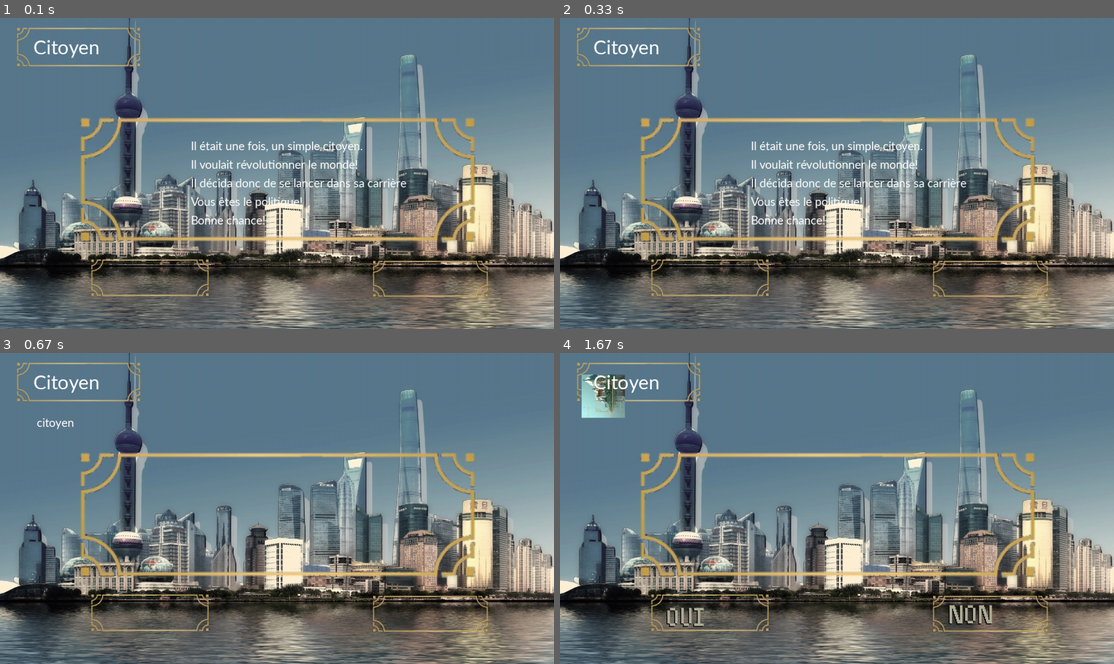
Above: before the commit, frames 1-4 (two rows, left to right).
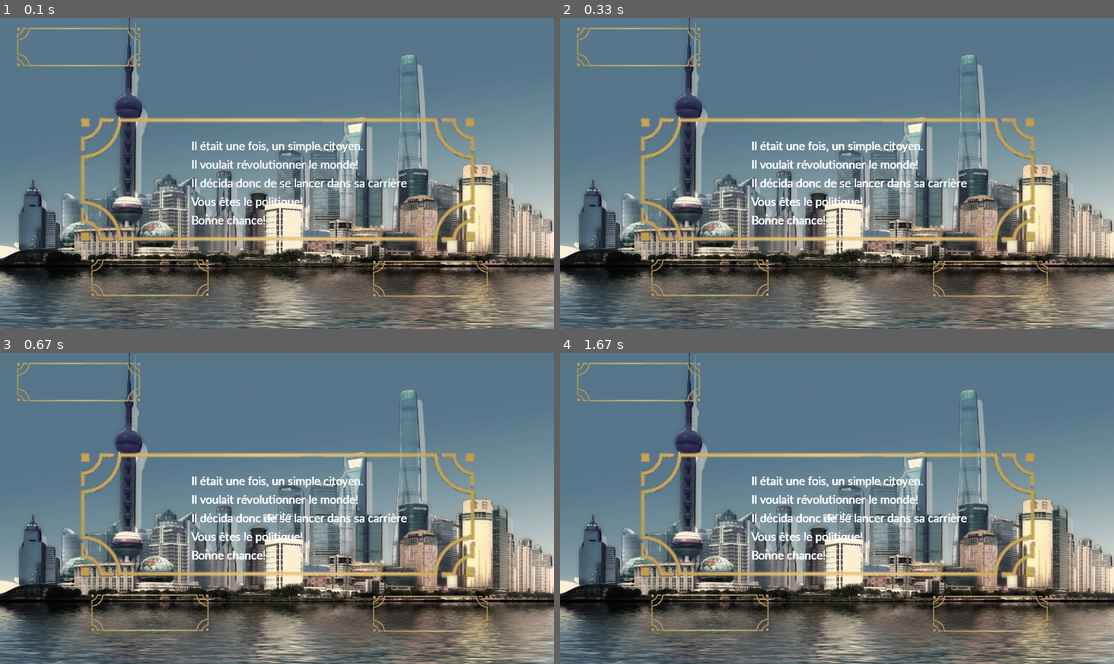
Above: after the commit, the same moments.

Repository: QuentinBubu/trophees-nsi-2022
Game: pygame game, started from main.py
Same seed, same stepped clock (60 frames per second), same inputs: the game is played once before the commit and once after it.
Inputs (mouse positions are in pixels of both pictures, inside the frame that each line leads up to):
- Up to frame 1 (0.1 s): no input
- Up to frame 2 (0.33 s): no input
- Up to frame 3 (0.67 s): click (277, 508) at 0.38 s
- Up to frame 4 (1.67 s): press the mouse at (837, 508) at 0.7 s; move the mouse to (803, 496) at 0.8 s; release the mouse at (770, 483) at 0.93 s; press the mouse at (604, 396) at 1.03 s; move the mouse to (648, 489) at 1.13 s; release the mouse at (698, 583) at 1.27 s

The runs differ from the first frame. In frame 1, 1.5% of the frame differs, in the area x 6-74%, y 7-67%; in frame 2, 1.4%; in frame 3, 2.2%; in frame 4, 3.6%, in the area x 3-78%, y 6-89%.

Commit message:
Avance de l'interface, bouton, texte en sprite

Diff:
--- a/bouton.py
+++ b/bouton.py
@@ -4,7 +4,6 @@
 Une simple classe de boutons
 """
 
-from hashlib import new
 import pygame
 
 
--- a/main.py
+++ b/main.py
@@ -22,28 +22,24 @@
         if event.type == pygame.QUIT:
             ouvert = False
         if event.type == pygame.VIDEORESIZE:
-            screen = pygame.display.set_mode(
-                (event.w, event.h), pygame.RESIZABLE)
+            screen.set_screen(pygame.display.set_mode((event.w, event.h), pygame.RESIZABLE))
 
         # click de souris
         if event.type == pygame.MOUSEBUTTONDOWN:
             # click gauche :
             if event.button == 1:
-                if ecran == PROLOGUE:
-                    ecran = CITOYEN
-                elif ecran == CITOYEN:
-                    ecran = MAIN
-                else:
-                    for bouton in interragibles:
-                        # Si le bouton est clické, alors sont état est clické
-                        bouton.set_clicked(bouton.is_clicked())
-                        r = bouton.click()
-                    print(pygame.mouse.get_pos())
+                for bouton in interragibles:
+                    # Si le bouton est clické, alors sont état est clické
+                    bouton.set_clicked(bouton.is_clicked())
+                    r = bouton.click()
 
         # lacher le clic
         if event.type == pygame.MOUSEBUTTONUP:
             # clic gauche :
             if event.button == 1:
+                if ecran == PROLOGUE:
+                    ecran = CITOYEN
+                    g.lancement(screen)
                 for bouton in interragibles:
                     # Du fait que le bouton est laché, il ne peut pas y avoir de bouton clické
                     bouton.set_clicked(False)
@@ -54,9 +50,7 @@
     elif ecran == PROLOGUE:
         afficher_text(T_PROLOGUE, screen, screen.font, (0.5, 0.5), True, BLANC)
     elif ecran == CITOYEN:
-        afficher_text(CITOYEN, screen, screen.font, (0.1, 0.2), True, BLANC)
-    afficher_text(CITOYEN.capitalize(), screen,
-                  screen.font50, (0.12, 0.055), True, BLANC)
+        afficher_text(CITOYEN.capitalize(), screen, screen.font50, (0.12, 0.055), True, BLANC)
 
     pygame.display.flip()
     screen.clock.tick(60)
@@ -64,5 +58,4 @@
 
 pygame.quit()
 #g.set_nom(input('Bonjour, quel est ton nom? '))
-print(PROLOGUE)
 # g.lancement()
--- a/pygameSettings.py
+++ b/pygameSettings.py
@@ -24,7 +24,7 @@
             (gauche * screen_taille[0]) + (el_taille[0] / 2) - el_taille[0],
             (haut * screen_taille[1]) + ((el_taille[1]) / 2) - nb_el / 2 * el_taille[1] - (INTERLIGNE * sum([i for i in range(nb_el - 1)]) / 2) / 2
         )
-
+"""
 def afficher_text(text, parent:pygame.Surface, font, position = (0.5, 0.5), antialias = True, color = BLANC, background = None, alpha = 255):
     textes = text.split('\n')
     textes_traites = []
@@ -35,4 +35,28 @@
     position = pourcentage(position[0], position[1], parent, textes_traites[0], len(textes_traites))
     h_max = max([i.get_size() for i in textes_traites], key=lambda item:item[1])[1]
     for n, txt in enumerate(textes_traites):
-        parent.screen.blit(txt, (position[0], position[1] + INTERLIGNE * n + h_max * n))
+        parent.blit(txt, (position[0], position[1] + INTERLIGNE * n + h_max * n))
+"""
+
+
+def afficher_text(text, screen, font, position = (0.5, 0.5), antialias = True, color = BLANC, background = None, alpha = 255):
+    txt_sprite = pygame.sprite.Group()
+    textes = text.split('\n')
+    textes_traites = []
+    for txt in textes:
+        textes_traites.append(Text(txt, font, antialias, color, background))
+    position = pourcentage(position[0], position[1], screen.get_screen(), textes_traites[0], len(textes_traites))
+    h_max = max([i.get_size() for i in textes_traites], key=lambda item:item[1])[1]
+    for n, txt in enumerate(textes_traites):
+        txt.rect.x = position[0]
+        txt.rect.y = position[1] + INTERLIGNE * n + h_max * n
+        txt_sprite.add(txt)
+    screen.add_sprite(txt_sprite)
+
+class Text(pygame.sprite.Sprite):
+    def __init__(self, txt, font, antialias, color, background):
+        pygame.sprite.Sprite.__init__(self)
+        self.image = font.render(txt, antialias, color, background)
+        self.rect = self.image.get_rect()
+    def get_size(self) -> tuple:
+        return (self.rect.width, self.rect.height)
--- a/src/gestion.py
+++ b/src/gestion.py
@@ -12,12 +12,12 @@
     def get_nom(self) -> str:
         return self.nom
 
-    def appel_evenement(self) -> bool:
-        return self.jauges.jauges()
+    def appel_evenement(self, screen) -> bool:
+        return self.jauges.jauges(screen)
 
-    def lancement(self) -> None:
+    def lancement(self, screen) -> None:
         self.run = True
         while self.run:
-            retour = self.appel_evenement()
+            retour = self.appel_evenement(screen)
             if not retour:
                 self.run = False
--- a/src/gestionJauges.py
+++ b/src/gestionJauges.py
@@ -18,14 +18,14 @@
         self.temps = Temps()  #temps.get_temps()
         self.justice = Justice()
 
-    def jauges(self) -> bool:
+    def jauges(self, screen) -> bool:
         """
         Cette fonction permet de gérer les jauges popularité, legalité
         et temps avec les informations de la liste_evenement.
         """
 
-        choix = self.liste_evenements.faire_choix()
-        if choix == False:
+        choix = self.liste_evenements.faire_choix(screen)
+        if choix == False or choix['accepter'] == 'stop':
             return False
         print(choix)
         if not self.popularite.add_pop(choix['event'][choix['accepter']]['pop']):
--- a/src/listeEvenement.py
+++ b/src/listeEvenement.py
@@ -1,5 +1,7 @@
 from json import load
 from random import choice
+from bouton import *
+from pygameSettings import afficher_text
 
 from src.utils.constante import CITOYEN, FIN_DICT_VIDE, MAIRE, DEPUTE, DEPUTE_REGIONAL, MINISTRE, PRESIDENT, PRESIDENT_DES_NATIONS
 from src.utils.affichage import Affichage
@@ -37,7 +39,7 @@
             return False
         event = choice(list(self.dict_citoyen.items()))
         del self.dict_citoyen[event[0]]
-        return self.afficher(event)
+        return event
 
     def maire(self):
         if len(self.dict_maire) == 0:
@@ -45,7 +47,7 @@
             return False
         event = choice(list(self.dict_maire.items()))
         del self.dict_maire[event[0]]
-        return self.afficher(event)
+        return event
 
     def depute(self):
         if len(self.dict_depute) == 0:
@@ -53,7 +55,7 @@
             return False
         event = choice(list(self.dict_depute.items()))
         del self.dict_depute[event[0]]
-        return self.afficher(event)
+        return event
 
     def depregion(self):
         if len(self.dict_depregion) == 0:
@@ -61,7 +63,7 @@
             return False
         event = choice(list(self.dict_depregion.items()))
         del self.depregion[event[0]]
-        return self.afficher(event)
+        return event
 
     def ministre(self):
         if len(self.dict_ministre) == 0:
@@ -69,7 +71,7 @@
             return False
         event = choice(list(self.dict_ministre.items()))
         del self.dict_ministre[event[0]]
-        return self.afficher(event)
+        return event
 
     def president(self):
         if len(self.dict_president) == 0:
@@ -77,7 +79,7 @@
             return False
         event = choice(list(self.dict_president.items()))
         del self.dict_president[event[0]]
-        return self.afficher(event)
+        return event
 
     def presidentnation(self):
         if len(self.dict_presidentnation) == 0:
@@ -85,28 +87,65 @@
             return False
         event = choice(list(self.dict_presidentnation.items()))
         del self.dict_presidentnation[event[0]]
-        return self.afficher(event)
+        return event
 
-    def faire_choix(self):
+    def faire_choix(self, screen):
         print(self.grade)
         if self.grade == CITOYEN:
-            return self.citoyen()
+            event = self.citoyen()
         elif self.grade == MAIRE:
-            return self.maire()
+            event = self.maire()
         elif self.grade == DEPUTE:
-            return self.depute()
+            event = self.depute()
         elif self.grade == DEPUTE_REGIONAL:
-            return self.depregion()
+            event = self.depregion()
         elif self.grade == MINISTRE:
-            return self.ministre()
+            event = self.ministre()
         elif self.grade == PRESIDENT:
-            return self.president()
+            event = self.president()
         elif self.grade == PRESIDENT_DES_NATIONS:
-            return self.presidentnation()
+            event = self.presidentnation()
         else:
             Affichage.erreur('Grade inconnu')
+        return self.afficher(event, screen)
 
-    def afficher(self,event):
+    def afficher(self, event, screen):
         print(event)
-        choix = input("Accepter?")
+        interragibles = [
+            Bouton((50, 50), (100, 100), "image/temp_debut.jpg", "image/imagepygame.jpg"),
+            Bouton((240, 580), (120, 60), "image/oui.png", "image/oui_c.png", self.retour_true),
+            Bouton((890, 580), (120, 60), "image/non.png", "image/non_c.png", self.retour_false)
+        ]
+        afficher_text(event[1]['titre'], screen, screen.font)
+        wait = True
+        while wait:
+            for event in pygame.event.get():
+                if event.type == pygame.QUIT:
+                    choix = 'stop'
+                if event.type == pygame.VIDEORESIZE:
+                    screen.set_screen(pygame.display.set_mode((event.w, event.h), pygame.RESIZABLE))
+
+                # click de souris
+                if event.type == pygame.MOUSEBUTTONDOWN:
+                    # click gauche :
+                    if event.button == 1:
+                        for bouton in interragibles:
+                            # Si le bouton est clické, alors sont état est clické
+                            bouton.set_clicked(bouton.is_clicked())
+                            r = bouton.click()
+
+                # lacher le clic
+                if event.type == pygame.MOUSEBUTTONUP:
+                    # clic gauche :
+                    if event.button == 1:
+                        for bouton in interragibles:
+                            # Du fait que le bouton est laché, il ne peut pas y avoir de bouton clické
+                            bouton.set_clicked(False)
+                            choix = bouton.click()
+        print(choix)
         return {'accepter':choix, 'event':event[1]}
+
+    def retour_true(self):
+        return True
+    def retour_false(self):
+        return False
--- a/src/screen.py
+++ b/src/screen.py
@@ -1,7 +1,8 @@
-from unicodedata import name
 import pygame
 
 class Screen:
+
+    sprites = pygame.sprite.Group()
 
     def __init__(self) -> None:
         pygame.init()
@@ -29,8 +30,22 @@
     def get_screen(self):
         return self.screen
 
+    def set_screen(self, screen):
+        self.screen = screen
+
     def blit(self, *args):
         return self.screen.blit(args)
 
     def get_size(self):
         return self.screen.get_size()
+
+    def get_all_sprites(self):
+        return self.sprites
+
+    def add_sprite(self, sprite):
+        self.sprites.add(sprite)
+        self.sprites.update()
+        self.sprites.draw(self.screen)
+
+    def remove_sprite(self, sprite):
+        self.sprites.remove(sprite)
